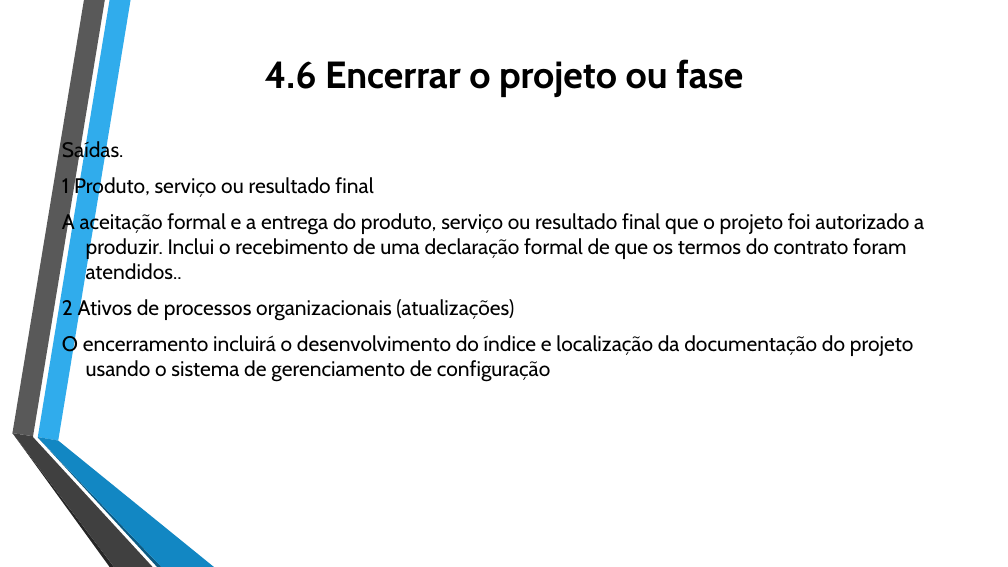
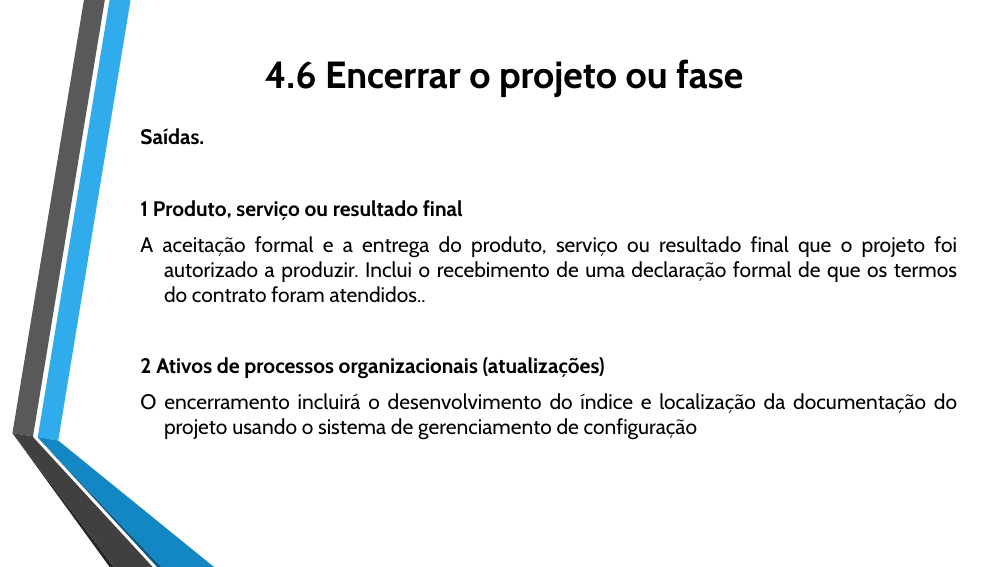
Before and after one commit to jharbes/ADMINISTRACAO-DE-REDES, a slide deck: slide 45 of RELATORIO PROVA P2/relatorio-pmbok-capitulo4-jharbes.pptx. Drawn at 1008x567 pixels with LibreOffice and Linux fonts; fonts in the diff are those of the drawing. Boxes give left, top, right and bottom in pixels: in the first picture for what was removed or moved away, otherwise in the second. Text is boxed around its words. In the diff, an @@ line names an element or a change of style, - is before the commit and + after.

```diff
--- a/RELATORIO PROVA P2/relatorio-pmbok-capitulo4-jharbes.pptx
+++ b/RELATORIO PROVA P2/relatorio-pmbok-capitulo4-jharbes.pptx
@@ text "Saídas.": place and size @@
-text "Saídas." at box(62, 140, 924, 382)
+text "Saídas." at box(140, 128, 957, 440)
@@ text "Saídas." at box(140, 128, 957, 440): bold on in "Saídas.", "1 Produto, serviço ou resultado final", "2 Ativos de processos organizacionais (atualizações)"; alignment left to justified @@
```
Also in this commit, not shown: 7 other slides changed.
